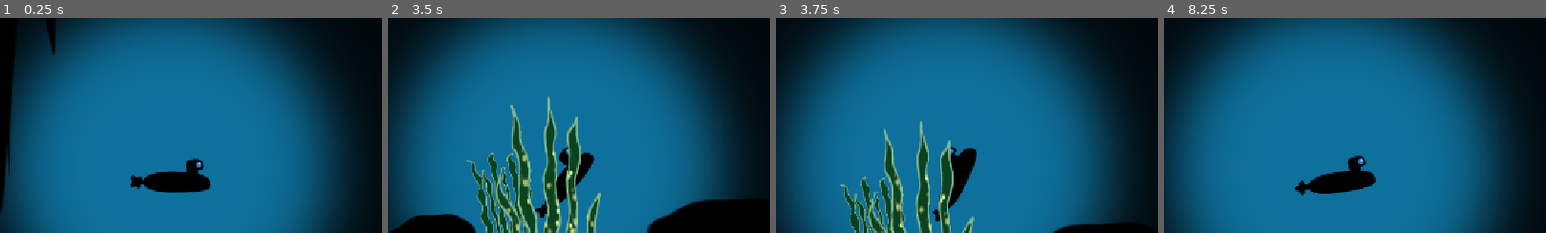
Above: before the commit, frames 1-4 (left to right).
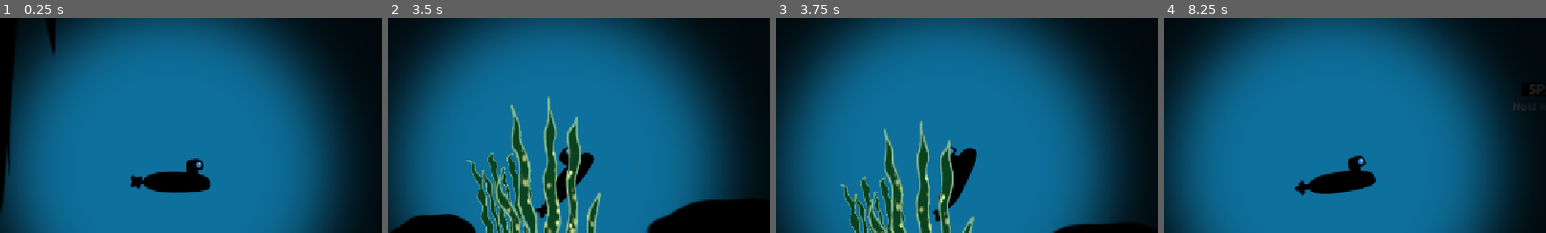
Above: after the commit, the same moments.

Repository: EddieRowe/godot-wild-jam-82
Game: Godot game, scene res://levels/level_1.tscn
Same seed, same stepped clock (60 frames per second), same inputs: the game is played once before the commit and once after it. This scene is started directly instead of the project's main scene.
Inputs:
- Up to frame 1 (0.25 s): no input
- Up to frame 2 (3.5 s): tap Enter (ui_accept) at 0.5, 0.77, 1.52, 3.02 s; hold Right (ui_right) 0.53-1.28 s; hold Down (ui_down) 1.28-2.03 s; hold Right (ui_right) 2.03-2.78 s; hold Up (ui_up) from 2.78 s (still down)
- Up to frame 3 (3.75 s): release Up (ui_up) at 3.53 s; hold Left (ui_left) from 3.53 s (still down)
- Up to frame 4 (8.25 s): tap Enter (ui_accept) at 3.77, 4.52, 6.02, 6.77, 7.52 s; release Left (ui_left) at 5.03 s; hold Down (ui_down) 5.03-5.78 s; hold Right (ui_right) 5.78-6.53 s; hold Up (ui_up) 6.53-7.28 s; hold Right (ui_right) 7.28-8.03 s; hold Down (ui_down) from 8.03 s (still down)
The pictures show only the part of the screen within x 27-77%, y 13-63%; the shares and areas given below are measured in that part.

Frames 1-3 are identical in both runs. In frame 4, 0.1% of the frame differs, in the area x 91-98%, y 30-44%.

Commit message:
Lights Tutorial

Diff:
--- a/levels/level_1.tscn
+++ b/levels/level_1.tscn
@@ -20,6 +20,7 @@
 [ext_resource type="PackedScene" uid="uid://bck55k4gxutt3" path="res://prefabs/rock_large.tscn" id="12_aerfg"]
 [ext_resource type="PackedScene" uid="uid://cnkw37u6tf7mw" path="res://prefabs/rock_colossal.tscn" id="13_nmsli"]
 [ext_resource type="PackedScene" uid="uid://bvpj80d4ko5rs" path="res://prefabs/rock_ceiling.tscn" id="14_betor"]
+[ext_resource type="PackedScene" uid="uid://dp1p587bec3tf" path="res://prefabs/tutorial_lights.tscn" id="15_06ecp"]
 [ext_resource type="Texture2D" uid="uid://ucdpxadxaed8" path="res://art/KelpGreen3.png" id="15_ryfpa"]
 [ext_resource type="PackedScene" uid="uid://digqha4603pow" path="res://prefabs/finish_line.tscn" id="15_vjtdm"]
 [ext_resource type="PackedScene" uid="uid://dx71cipa1pnwn" path="res://prefabs/ui/game_overlay.tscn" id="16_bgw3c"]
@@ -291,6 +292,9 @@
 [node name="FinishLine" parent="." instance=ExtResource("15_vjtdm")]
 position = Vector2(25066, 0)
 
+[node name="tutorial_lights" parent="." instance=ExtResource("15_06ecp")]
+position = Vector2(981, 317)
+
 [node name="OxygenNode2D" type="Node2D" parent="."]
 
 [node name="OxygenBubble" parent="OxygenNode2D" instance=ExtResource("29_0x1rk")]
--- /dev/null
+++ b/prefabs/tutorial_lights.tscn
@@ -0,0 +1,23 @@
+[gd_scene load_steps=2 format=3 uid="uid://dp1p587bec3tf"]
+
+[ext_resource type="Texture2D" uid="uid://dqw7p7cfaavxx" path="res://art/Icon_Spacebar.png" id="1_e5i0m"]
+
+[node name="tutorial_lights" type="Node2D"]
+
+[node name="LightsRichTextLabel" type="RichTextLabel" parent="."]
+offset_top = -1.0
+offset_right = 125.0
+offset_bottom = 28.0
+bbcode_enabled = true
+text = "Hold for lights!
+"
+horizontal_alignment = 1
+vertical_alignment = 1
+
+[node name="SpacebarTextureRect" type="TextureRect" parent="."]
+offset_left = 18.0
+offset_top = -23.0
+offset_right = 308.0
+offset_bottom = 45.0
+scale = Vector2(0.3, 0.3)
+texture = ExtResource("1_e5i0m")
Binary file added: art/Icon_Spacebar.png
Not shown, added: art/Icon_Spacebar.png.import
Not shown: 1 places in levels/level_1.tscn that only renumber resources
Not shown: 1 places in levels/splash.tscn that only renumber resources
